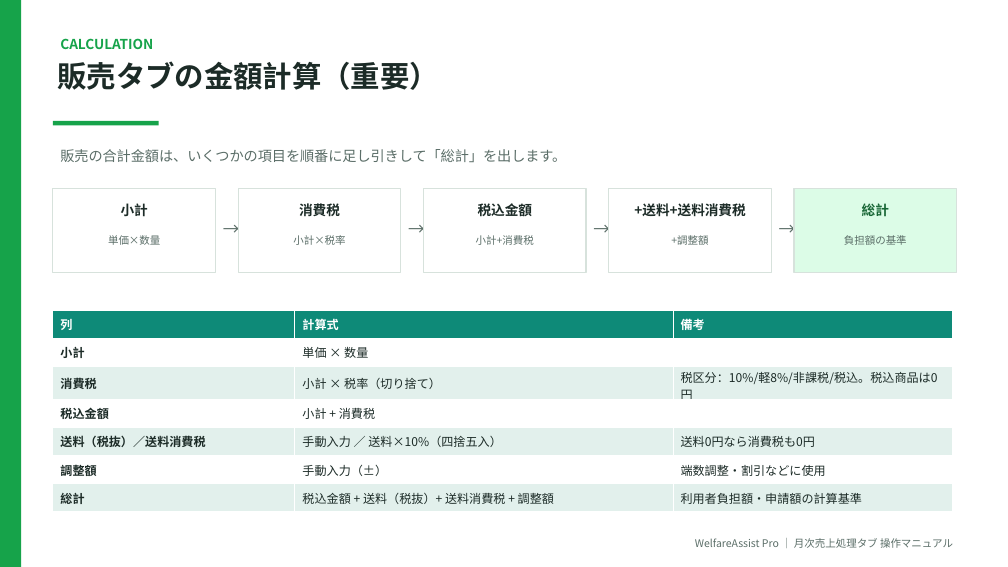
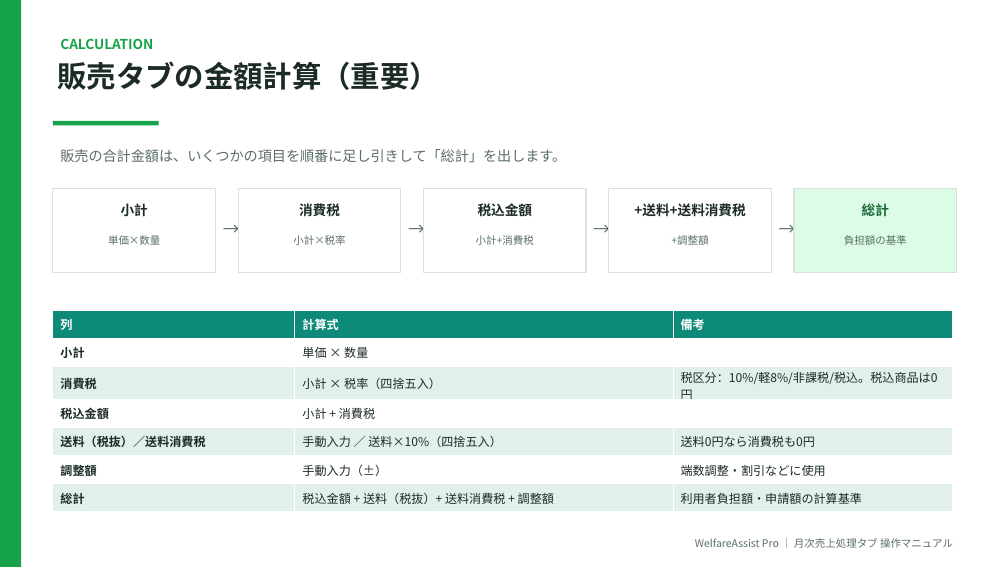
Before and after one commit to yoriko-kikunaga/welfare-assist-pro, a slide deck: slide 8 of docs/月次売上処理タブ_操作マニュアル.pptx. Drawn at 1008x567 pixels with LibreOffice and Linux fonts; fonts in the diff are those of the drawing. Boxes give left, top, right and bottom in pixels: in the first picture for what was removed or moved away, otherwise in the second. Text is boxed around its words. In the diff, an @@ line names an element or a change of style, - is before the commit and + after.

```diff
--- a/docs/月次売上処理タブ_操作マニュアル.pptx
+++ b/docs/月次売上処理タブ_操作マニュアル.pptx
@@ table at (53,310,953,508) @@
-row 3, column 2: 小計 × 税率（切り捨て）
+row 3, column 2: 小計 × 税率（四捨五入）
```
Also in this commit, not shown: 1 other slide changed, 5 other files.
